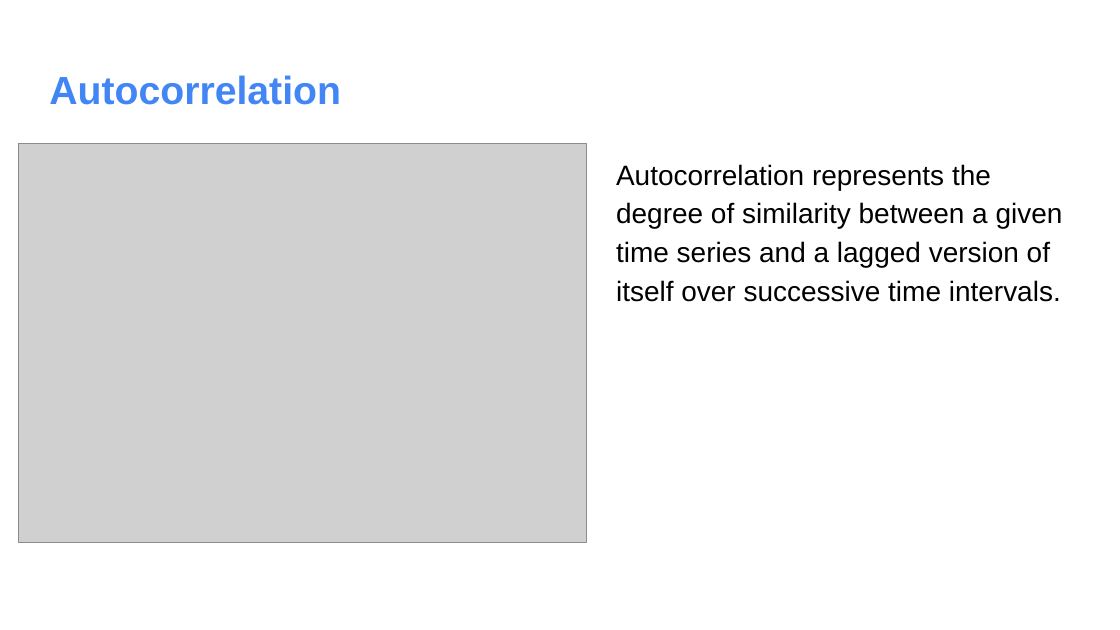
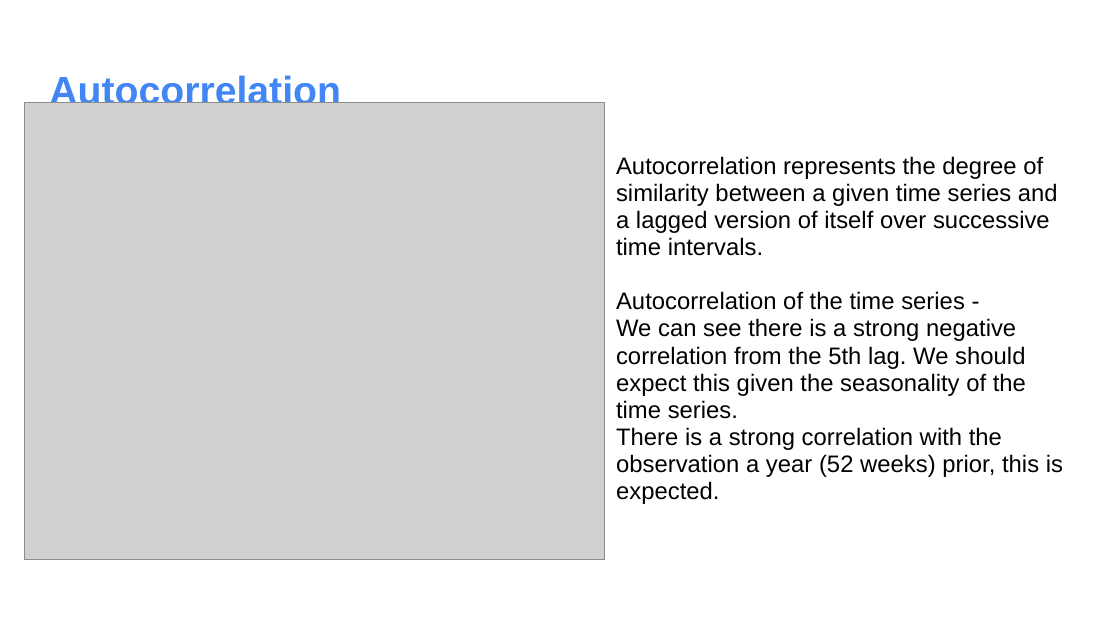
Before and after one commit to vaibhavimukadam/BussinessForecasting-WalmartSaleAnalysis, a slide deck: slide 6 of BusinessForecasting_group9.pptx. Drawn at 1120x630 pixels with LibreOffice and Linux fonts; fonts in the diff are those of the drawing; grey boxes stand for pictures. Boxes give left, top, right and bottom in pixels: in the first picture for what was removed or moved away, otherwise in the second. Text is boxed around its words. In the diff, an @@ line names an element or a change of style, - is before the commit and + after.

```diff
--- a/BusinessForecasting_group9.pptx
+++ b/BusinessForecasting_group9.pptx
@@ picture: place and size @@
-picture at (19, 143, 587, 543)
+picture at (25, 102, 605, 559)
@@ text at (616, 156, 1058, 256): size 18 to 15.3 pt in "Autocorrelation represents the degree of similarity between ..."; line spacing 1.15 to 0.95 @@
@@ text at (616, 291, 1063, 504): paragraphs added @@
+Autocorrelation of the time series -
+We can see there is a strong negative correlation from the 5th lag. We should expect this given the seasonality of the time series.
+There is a strong correlation with the observation a year (52 weeks) prior, this is expected.
```
Also in this commit, not shown: 8 other slides changed, 4 slides added, 2 slides removed, 4 other files.
